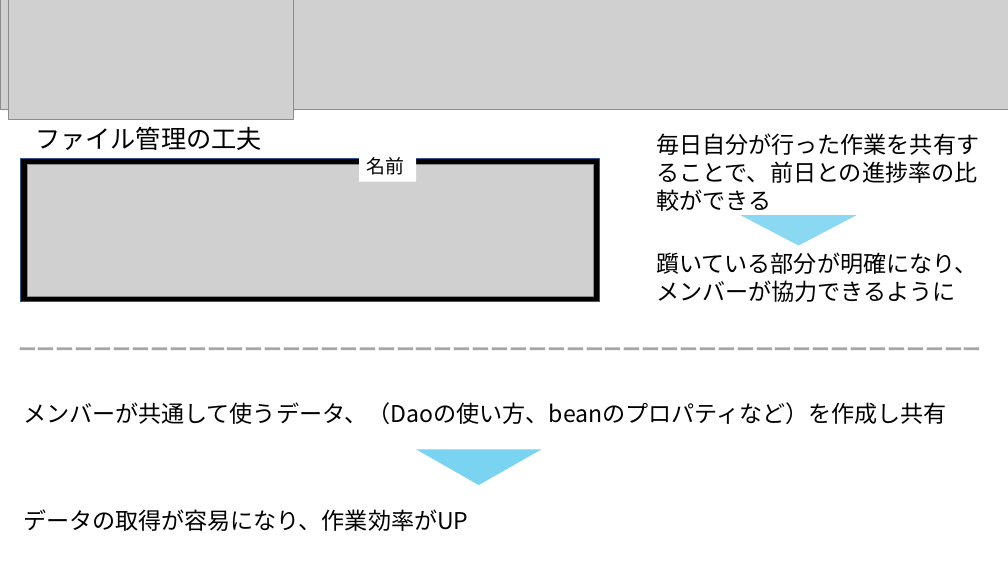
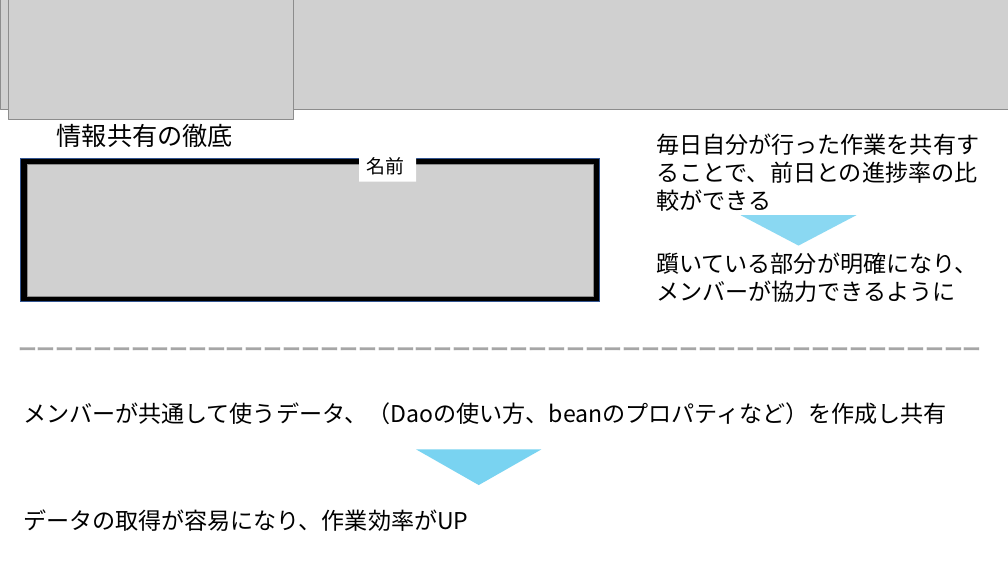
Before and after one commit to dojo2023/D-2, a slide deck: slide 14 of doc/開発演習発表資料/発表パワポ.pptm. Drawn at 1008x567 pixels with LibreOffice and Linux fonts; fonts in the diff are those of the drawing; grey boxes stand for pictures. Boxes give left, top, right and bottom in pixels: in the first picture for what was removed or moved away, otherwise in the second. Text is boxed around its words. In the diff, an @@ line names an element or a change of style, - is before the commit and + after.

```diff
--- a/doc/開発演習発表資料/発表パワポ.pptm
+++ b/doc/開発演習発表資料/発表パワポ.pptm
@@ text at bbox=[57, 119, 233, 147]: text changed @@
-ファイル管理の工夫
+情報共有の徹底
```
Also in this commit, not shown: 3 other slides changed, 6 slides added.
